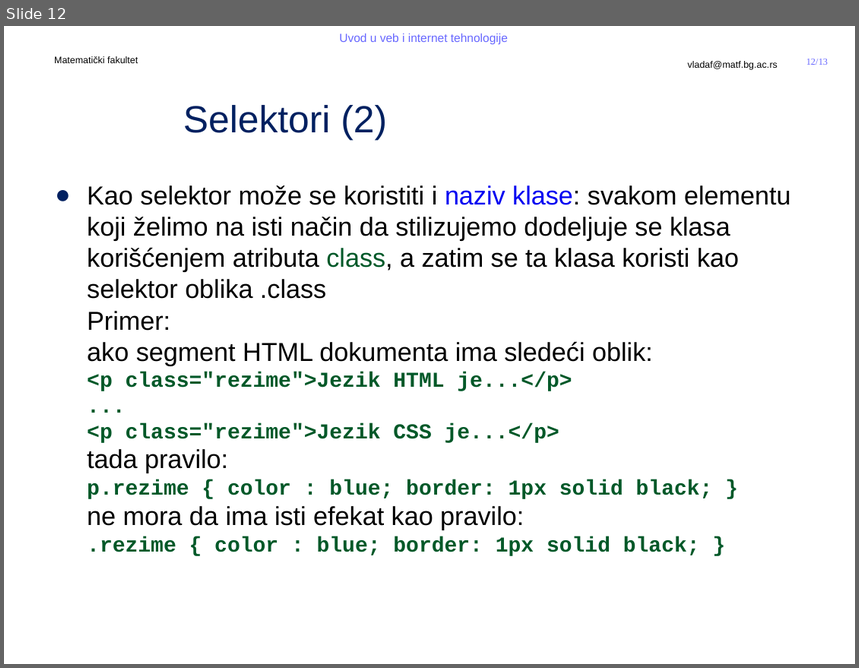
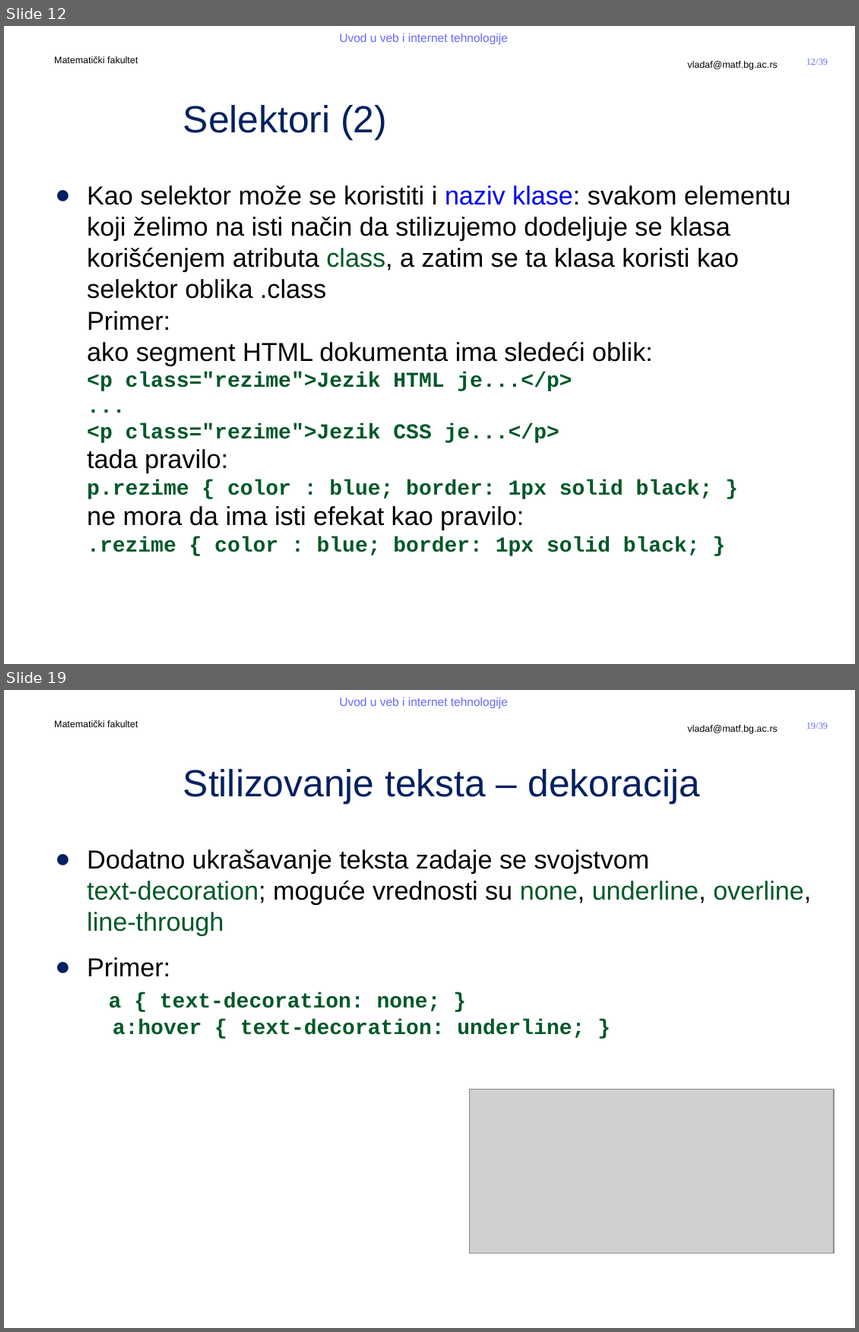
Before and after one commit to MatfUVIT/info, a slide deck: predavanja/prezentacije/UVIT04-01-CSS.pptx. Shown one above the other, each under a label of ours: slide 12 before the commit, slides 12 and 19 after it; the slides between them are not shown. The pictures are 859x668 and 859x1332 pixels, drawn with LibreOffice and Linux fonts; fonts in the diff are those of the drawing; grey boxes stand for pictures; background and template pictures are left out. Boxes give left, top, right and bottom in pixels: in the first picture for what was removed or moved away, otherwise in the second. Text is boxed around its words. In the diff, an @@ line names an element or a change of style, - is before the commit and + after.

```diff
--- a/predavanja/prezentacije/UVIT04-01-CSS.pptx
+++ b/predavanja/prezentacije/UVIT04-01-CSS.pptx
@@ slide 19 added at [4,690,855,1328], background #FFFFFF; not listed: 5 template elements that a slide beside it also shows @@
@@ title added at [183,769,700,804], 32 pt, text #002060 @@
+Stilizovanje teksta – dekoracija
@@ text added at [87,850,811,1038], 22 pt, text #005828 @@
+● Dodatno ukrašavanje teksta zadaje se svojstvom
+  text-decoration; moguće vrednosti su none, underline, overline, line-through
+● Primer:
+  a { text-decoration: none; }
+  a:hover { text-decoration: underline; }
@@ picture added at [470,1089,834,1253] @@
@@ page number at [807,59,828,65]: text changed @@
-12/13
+12/39
```
Also in this commit, not shown: 1 slide changed, 25 other slides added, 3 other files.
